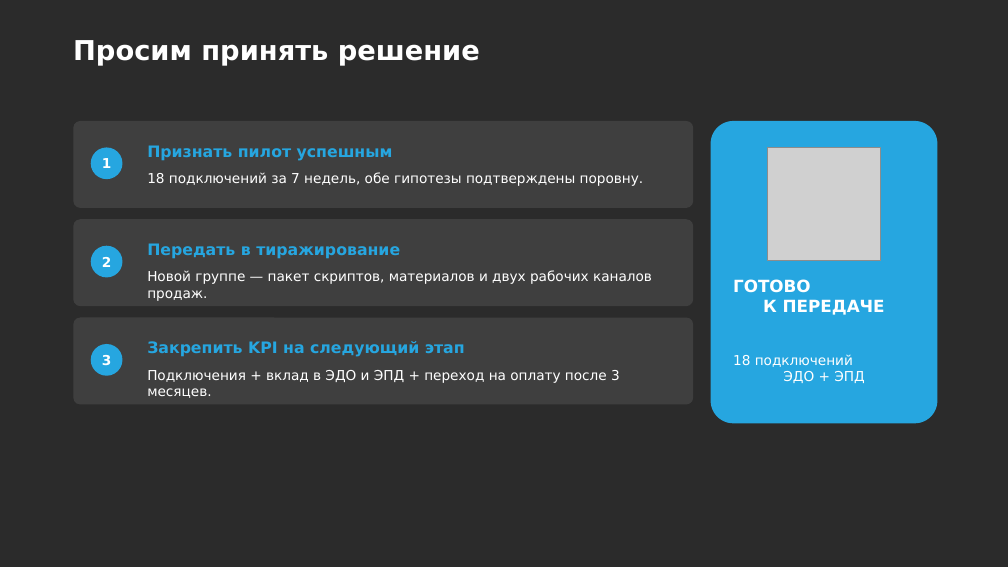
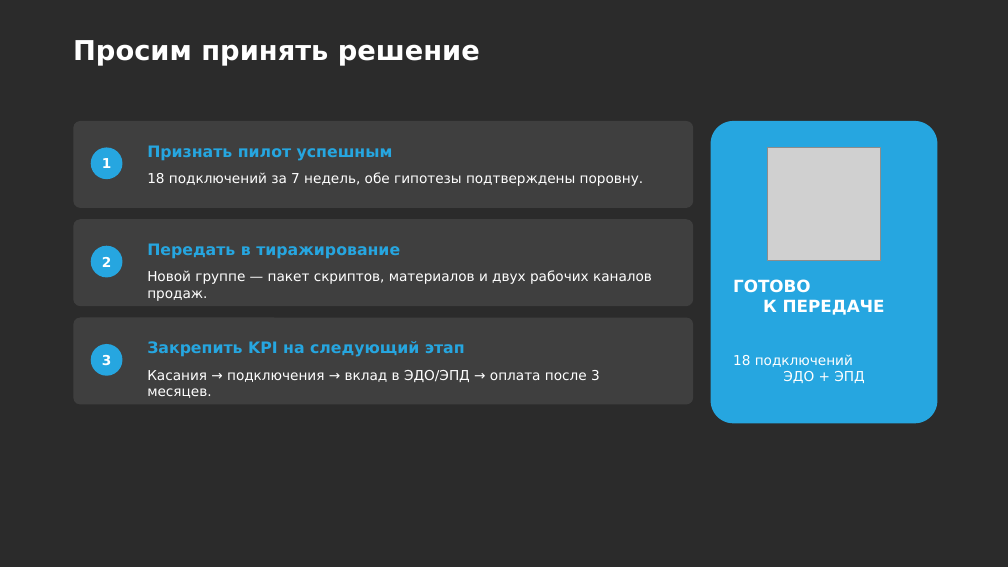
Before and after one commit to daaanilNikonov/for-lisa, a slide deck: slide 17 of presentation/Доки_Аналитика_защита_и_тиражирование.pptx (slide 14 before the commit). Drawn at 1008x567 pixels with LibreOffice and Linux fonts; fonts in the diff are those of the drawing; grey boxes stand for pictures; background and template pictures are left out; a plain dark background stands for a picture behind light text. Boxes give left, top, right and bottom in pixels: in the first picture for what was removed or moved away, otherwise in the second. Text is boxed around its words. In the diff, an @@ line names an element or a change of style, - is before the commit and + after.

```diff
--- a/presentation/Доки_Аналитика_защита_и_тиражирование.pptx
+++ b/presentation/Доки_Аналитика_защита_и_тиражирование.pptx
@@ text at (x1=147, y1=370, x2=600, y2=398): text changed @@
-Подключения + вклад в ЭДО и ЭПД + переход на оплату после 3 месяцев.
+Касания → подключения → вклад в ЭДО/ЭПД → оплата после 3 месяцев.
```
Also in this commit, not shown: 7 other slides changed, 3 slides added, 2 other files.
